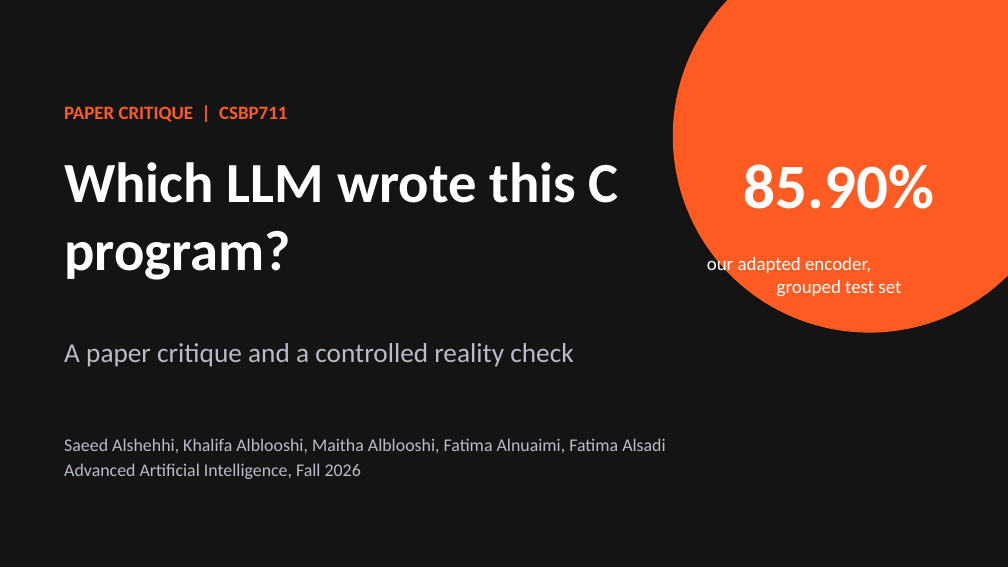
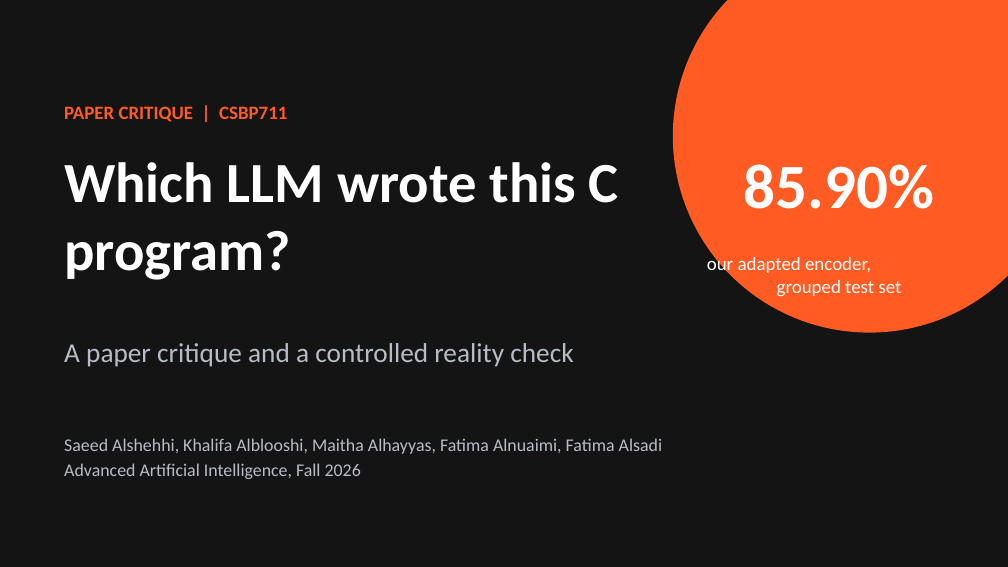
Before and after one commit to S3eeDTR/LLM-AuthorBench-Assignment, a slide deck: slide 1 of paper_critique/presentation/Paper_Critique_Presentation.pptx. Drawn at 1008x567 pixels with LibreOffice and Linux fonts; fonts in the diff are those of the drawing. Boxes give left, top, right and bottom in pixels: in the first picture for what was removed or moved away, otherwise in the second. Text is boxed around its words. In the diff, an @@ line names an element or a change of style, - is before the commit and + after.

```diff
--- a/paper_critique/presentation/Paper_Critique_Presentation.pptx
+++ b/paper_critique/presentation/Paper_Critique_Presentation.pptx
@@ text at box(64, 438, 662, 454): text changed @@
-Saeed Alshehhi, Khalifa Alblooshi, Maitha Alblooshi, Fatima Alnuaimi, Fatima Alsadi
+Saeed Alshehhi, Khalifa Alblooshi, Maitha Alhayyas, Fatima Alnuaimi, Fatima Alsadi
```
Also in this commit, not shown: 1 other file.
